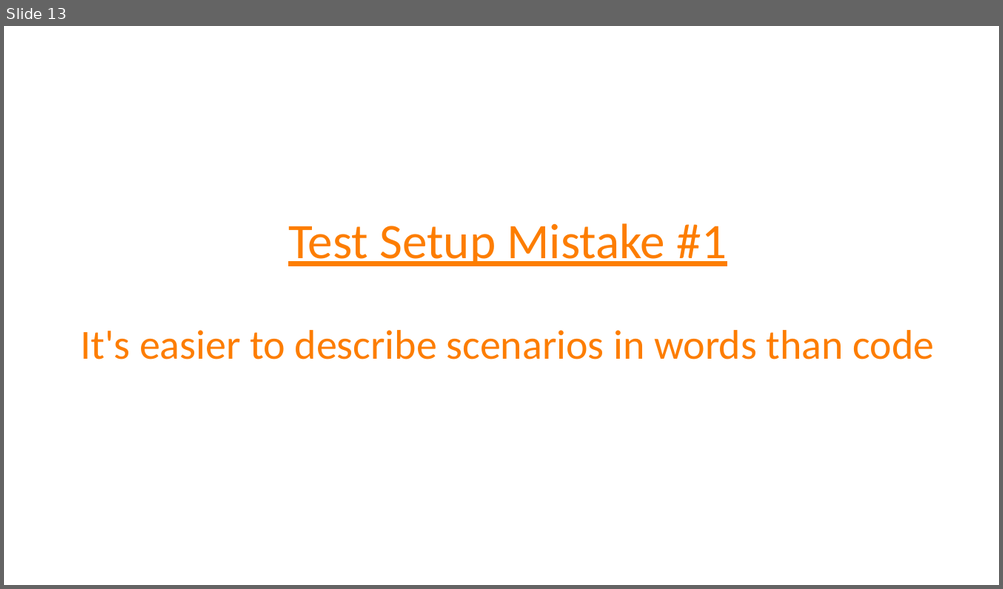
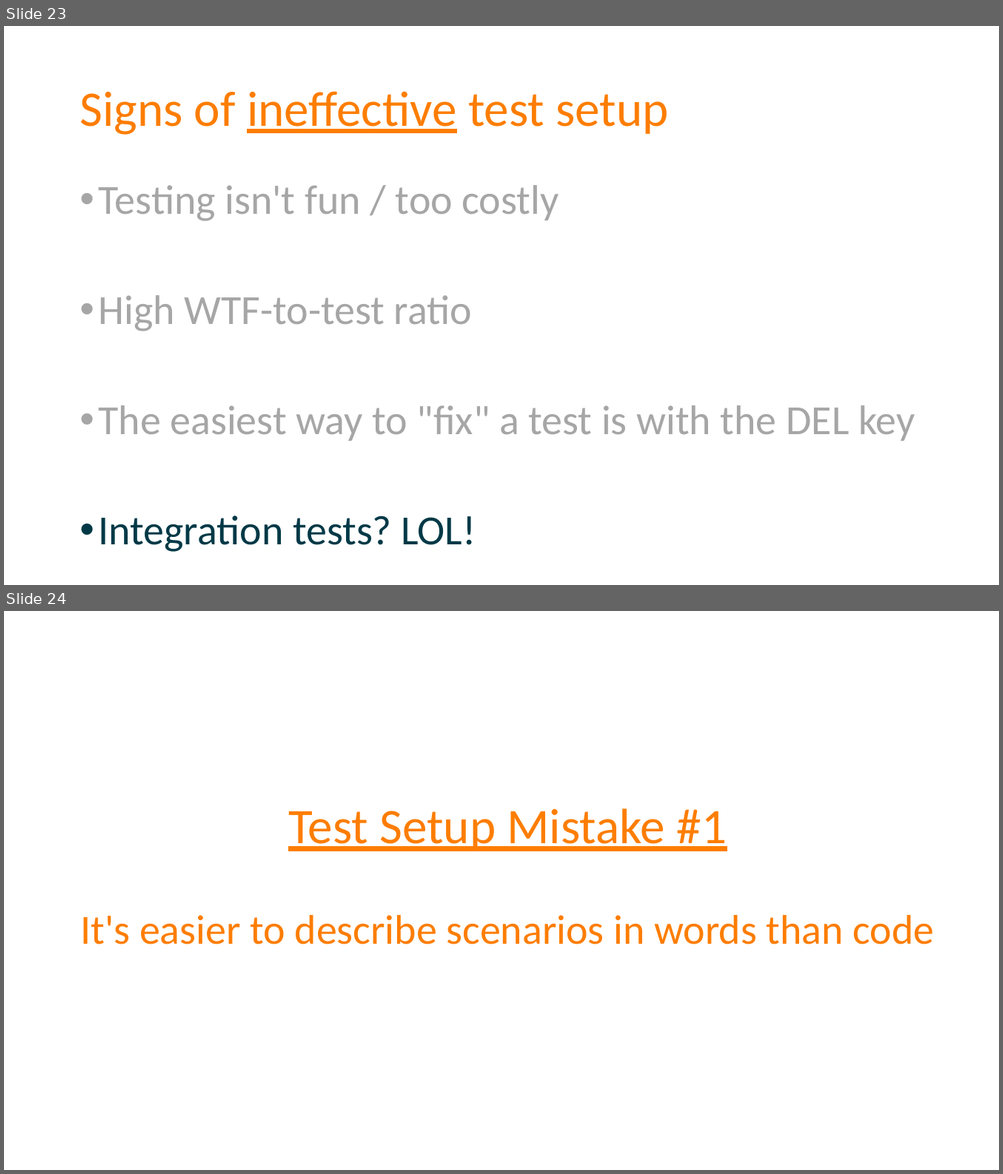
Before and after one commit to spetryjohnson/Talk-Patterns_of_Effective_Test_Setup, a slide deck: POETS - CodeMash 2017.pptx. Shown one above the other, each under a label of ours: slide 13 before the commit, slides 23 and 24 after it. The pictures are 1003x589 and 1003x1174 pixels, drawn with LibreOffice and Linux fonts; fonts in the diff are those of the drawing. Boxes give left, top, right and bottom in pixels: in the first picture for what was removed or moved away, otherwise in the second. Text is boxed around its words. In the diff, an @@ line names an element or a change of style, - is before the commit and + after.

```diff
--- a/POETS - CodeMash 2017.pptx
+++ b/POETS - CodeMash 2017.pptx
@@ slide 23 added at <box>4,26,999,585</box>, background #FFFFFF @@
@@ title added at <box>79,91,668,135</box>, 48 pt, text #FD7D00 @@
+Signs of ineffective test setup
@@ text added at <box>99,185,914,552</box>, 40 pt, text #A6A6A6 @@
+• Testing isn't fun / too costly
+• High WTF-to-test ratio
+• The easiest way to "fix" a test is with the DEL key
+• Integration tests? LOL!
@@ what was slide 13 is now slide 24 @@
```
Also in this commit, not shown: 3 slides changed, 15 other slides added, 2 slides removed, 1 other file.
